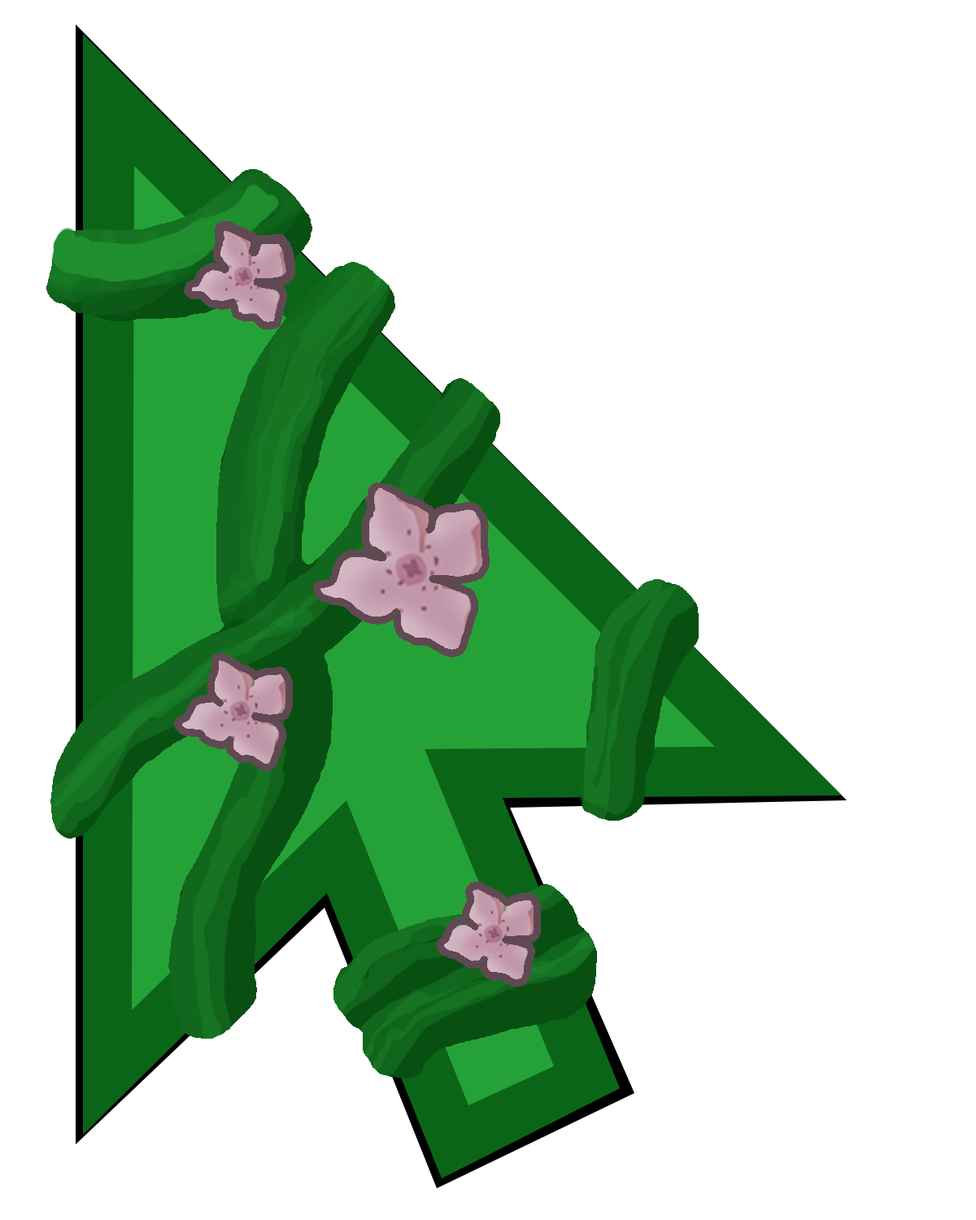
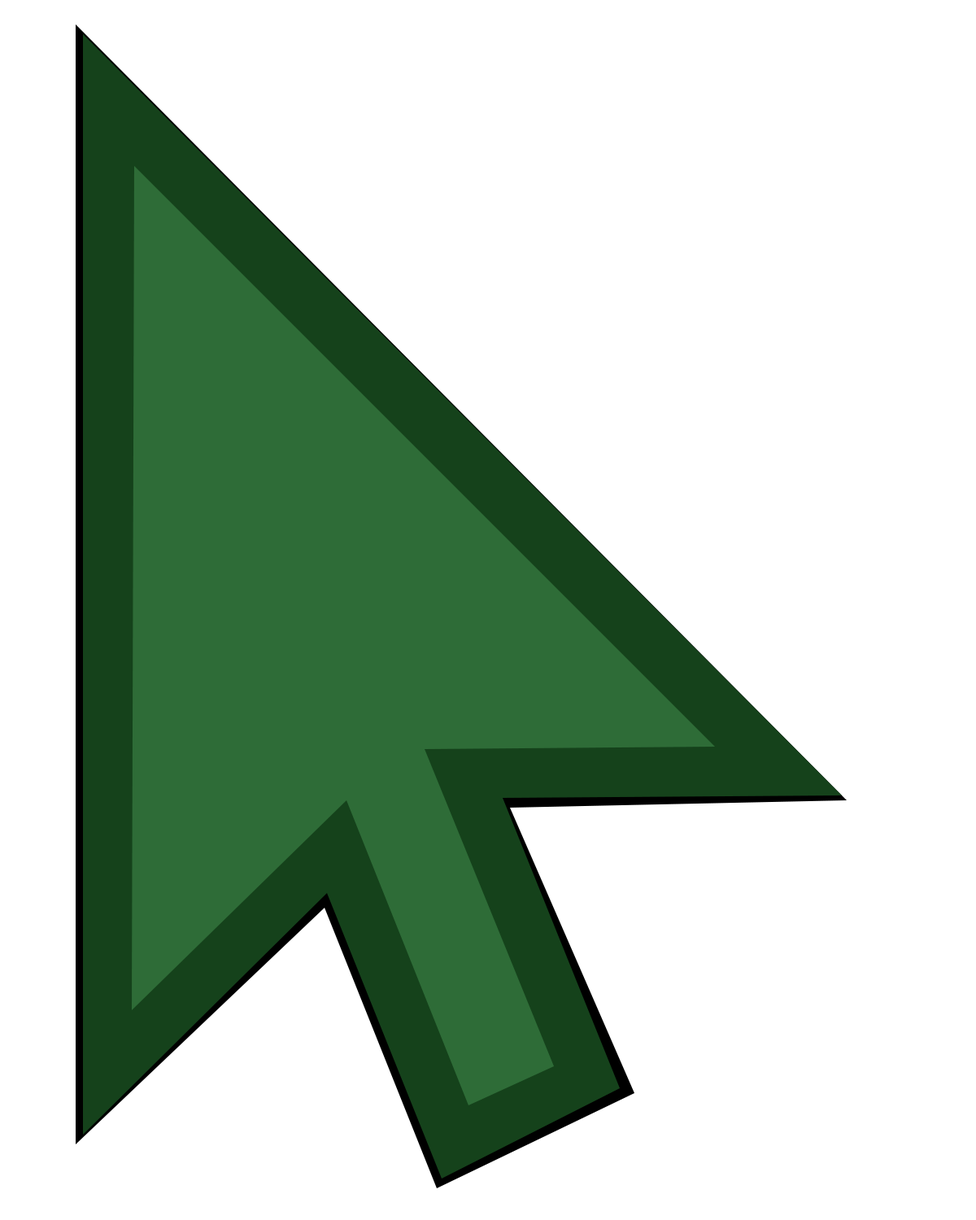
Layered file, before and after one edit (w=976, h=1220). Changes by layer:
hid "BlumenOutlines" over 174, 221, 542, 987
hid "BlumenFarbe" over 179, 224, 538, 984
hid "Ranken" over 46, 169, 699, 1079
